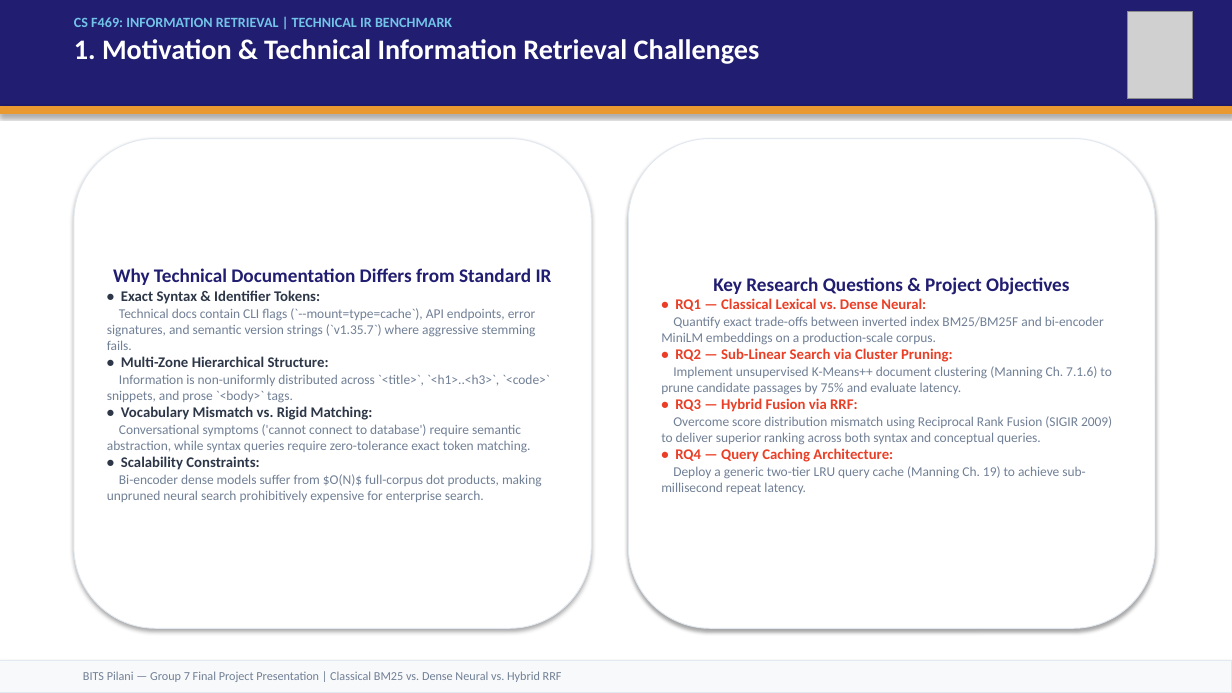
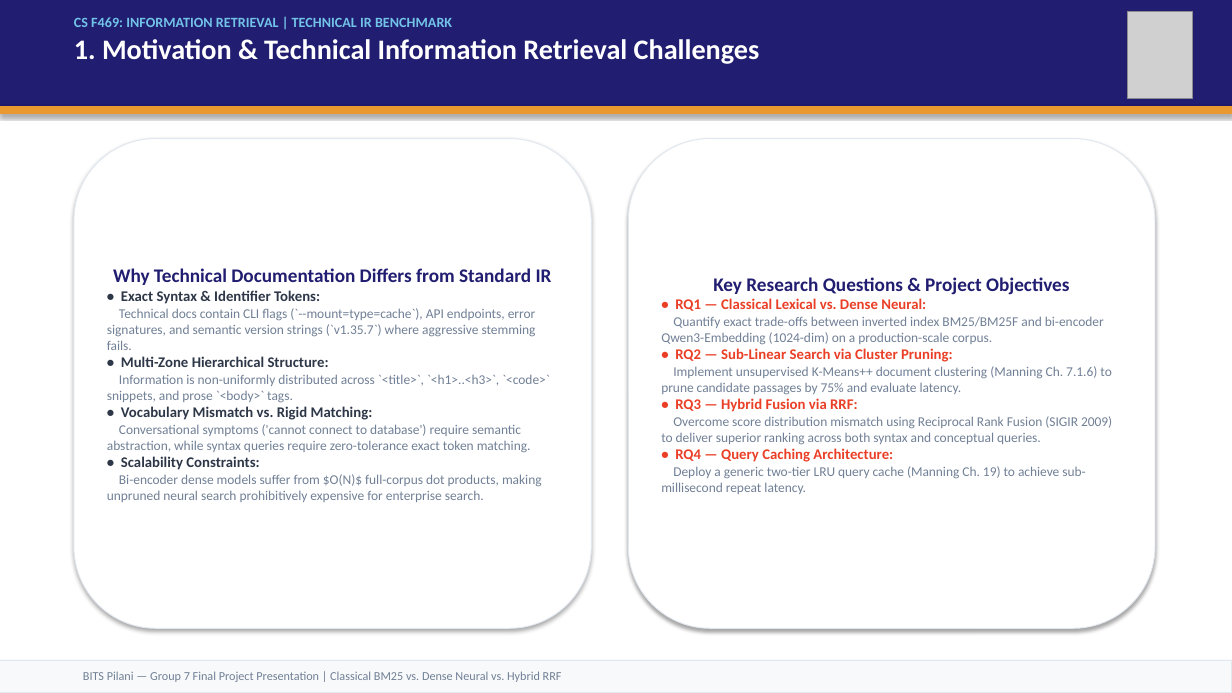
Before and after one commit to vishrutbhushan/ir-benchmark, a slide deck: slide 2 of presentation/IR_Benchmark_Presentation.pptx. Drawn at 1232x693 pixels with LibreOffice and Linux fonts; fonts in the diff are those of the drawing; grey boxes stand for pictures. Boxes give left, top, right and bottom in pixels: in the first picture for what was removed or moved away, otherwise in the second. Text is boxed around its words. In the diff, an @@ line names an element or a change of style, - is before the commit and + after.

Commit message:
fix(deck): correct corpus scale (18.6GB -> 11GB), replace MiniLM with Qwen3-Embedding-0.6B, and refine slide layouts

```diff
--- a/presentation/IR_Benchmark_Presentation.pptx
+++ b/presentation/IR_Benchmark_Presentation.pptx
@@ text in rounded rectangle at <box>661,316,1104,344</box>: text changed @@
-Quantify exact trade-offs between inverted index BM25/BM25F and bi-encoder MiniLM embeddings on a production-scale corpus.
+Quantify exact trade-offs between inverted index BM25/BM25F and bi-encoder Qwen3-Embedding (1024-dim) on a production-scale corpus.
```
Also in this commit, not shown: 4 other slides changed, 6 other files.
